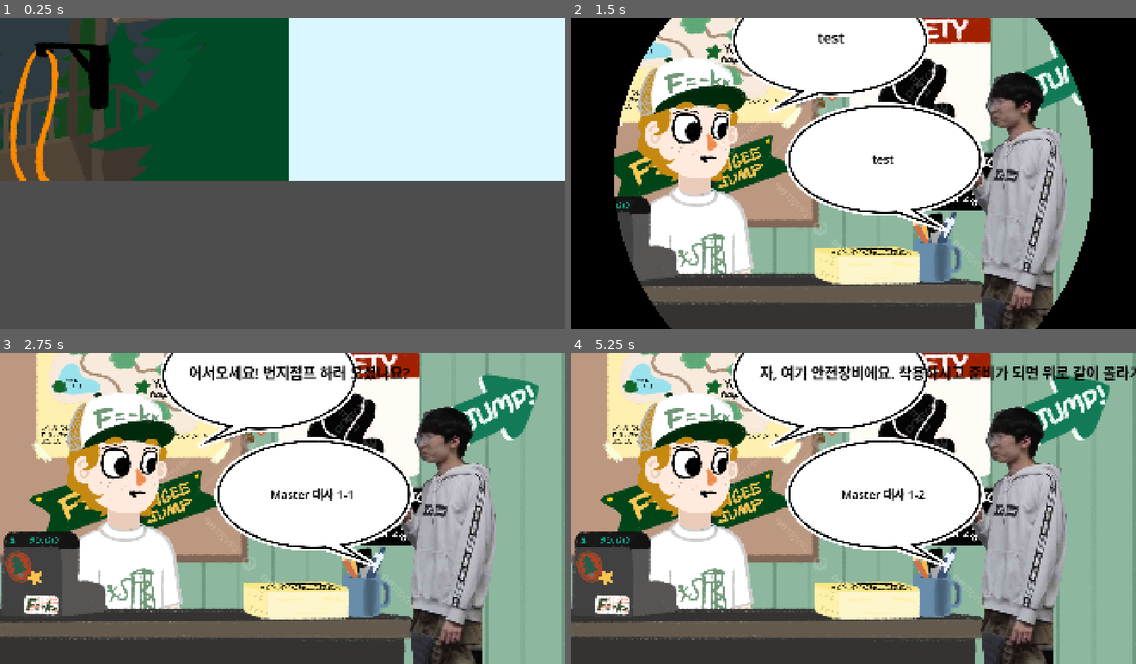
Above: before the commit, frames 1-4 (two rows, left to right).
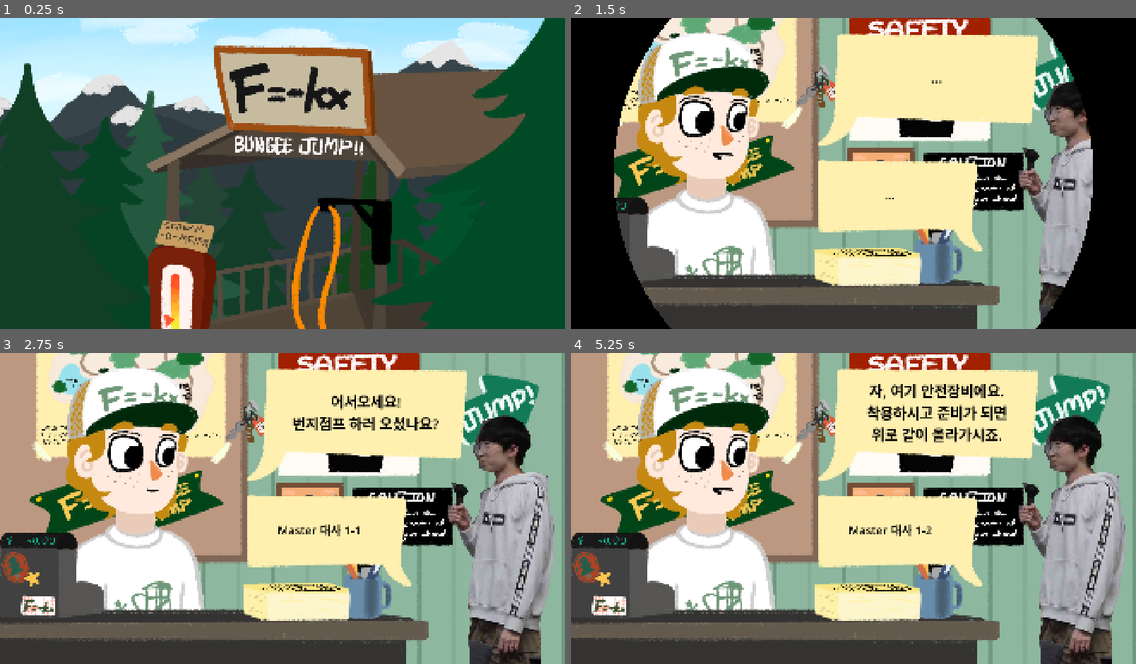
Above: after the commit, the same moments.

Repository: xyur2/F--kx
Game: Godot game, scene res://scene/main.tscn
The game is run twice, just before and just after one commit, with the same random seed, the same clock (stepped at 60 frames per second) and the same inputs. This scene is started directly instead of the project's main scene.
Inputs:
- Up to frame 1 (0.25 s): no input
- Up to frame 2 (1.5 s): tap Space (continue) at 0.6, 1.35 s
- Up to frame 3 (2.75 s): tap Enter at 2 s; tap Space (continue) at 2.1 s
- Up to frame 4 (5.25 s): tap Space (continue) at 2.75, 2.85, 3.5, 3.6, 4.25, 4.35, 5, 5.1 s

The runs differ from the first frame. In frame 1, 93% of the frame differs, in the area x 0-100%, y 0-100%; in frame 2, 47%; in frame 3, 53%; in frame 4, 53%.

Commit message:
엄청나게 많은 업데이트

Diff:
--- a/project.godot
+++ b/project.godot
@@ -16,16 +16,14 @@
 
 config/name="F=-kx"
 run/main_scene="uid://30ajs4c20xfe"
-config/features=PackedStringArray("4.5", "Forward Plus")
+config/features=PackedStringArray("4.6", "Forward Plus")
 config/icon="res://icon.svg"
 
 [display]
 
 window/size/viewport_width=1960
 window/size/viewport_height=1080
-window/size/mode=2
 window/stretch/mode="canvas_items"
-window/stretch/aspect="expand"
 
 [input]
 
--- a/scene/bungee.tscn
+++ b/scene/bungee.tscn
@@ -1,13 +1,16 @@
 [gd_scene format=3 uid="uid://trxgahumbk60"]
 
+[ext_resource type="Script" uid="uid://6akto83cd610" path="res://script/start.gd" id="1_4c15k"]
 [ext_resource type="Texture2D" uid="uid://d2sollcw132jy" path="res://asset/bungee_1.png" id="1_p3fes"]
+[ext_resource type="Texture2D" uid="uid://dgpce8shuafvp" path="res://asset/main_2.png" id="2_64ene"]
 [ext_resource type="Texture2D" uid="uid://dmjhl4vwi8gr5" path="res://asset/bungee_pointer.png" id="2_vrbfy"]
+[ext_resource type="Texture2D" uid="uid://pkya7txl2guq" path="res://asset/main_1.png" id="3_6faif"]
 [ext_resource type="PackedScene" uid="uid://uxg8ndxwqart" path="res://scene/customer.tscn" id="3_6ll2o"]
-[ext_resource type="Texture2D" uid="uid://cbappd0t88pr0" path="res://asset/talkbox.png" id="4_6ll2o"]
 [ext_resource type="Texture2D" uid="uid://1t2h5kgxsk8h" path="res://asset/bungee_hand_2.png" id="4_ekh1g"]
 [ext_resource type="PackedScene" uid="uid://bq5ol7s0jrkkj" path="res://scene/me.tscn" id="4_p3fes"]
 [ext_resource type="Texture2D" uid="uid://dywmojfjy70qu" path="res://asset/bungee_hand_1.png" id="5_vrbfy"]
 [ext_resource type="PackedScene" uid="uid://btw5ign14qvsq" path="res://scene/line_2d.tscn" id="6_n6frx"]
+[ext_resource type="Texture2D" uid="uid://bk5pt15126blq" path="res://asset/textbox.png" id="11_4c15k"]
 
 [sub_resource type="SpriteFrames" id="SpriteFrames_2jvip"]
 animations = [{
@@ -29,6 +32,23 @@
 }]
 
 [node name="Bungee" type="Node2D" unique_id=19734280]
+script = ExtResource("1_4c15k")
+
+[node name="background" type="Sprite2D" parent="." unique_id=1169112401]
+position = Vector2(980, 540)
+scale = Vector2(0.85, 0.85)
+texture = ExtResource("2_64ene")
+
+[node name="background2" type="Sprite2D" parent="." unique_id=1574778423]
+position = Vector2(980, 540)
+scale = Vector2(0.85, 0.85)
+texture = ExtResource("2_64ene")
+flip_h = true
+
+[node name="background3" type="Sprite2D" parent="." unique_id=866934680]
+position = Vector2(980, 540)
+scale = Vector2(0.85, 0.85)
+texture = ExtResource("3_6faif")
 
 [node name="BungeeBackground" type="Sprite2D" parent="." unique_id=2061637615]
 position = Vector2(980, 540)
@@ -40,18 +60,22 @@
 scale = Vector2(0.85, 0.85)
 texture = ExtResource("2_vrbfy")
 
-[node name="Customer" parent="." unique_id=242103159 instance=ExtResource("3_6ll2o")]
-position = Vector2(1520, 670)
-scale = Vector2(0.6, 0.6)
-
 [node name="Me" parent="." unique_id=1319426499 instance=ExtResource("4_p3fes")]
-position = Vector2(930, 630)
-scale = Vector2(0.7, 0.7)
+position = Vector2(980, 540)
+scale = Vector2(0.85, 0.85)
 
 [node name="AnimatedSprite2D" type="AnimatedSprite2D" parent="." unique_id=208913829]
-position = Vector2(800, 545)
-scale = Vector2(0.82, 0.82)
+position = Vector2(980, 540)
+scale = Vector2(0.85, 0.85)
 sprite_frames = SubResource("SpriteFrames_2jvip")
+
+[node name="Customer" parent="." unique_id=242103159 instance=ExtResource("3_6ll2o")]
+position = Vector2(1748, 1246)
+
+[node name="Talkbox" type="Sprite2D" parent="." unique_id=1374173520]
+position = Vector2(980, 540)
+scale = Vector2(0.85, 0.85)
+texture = ExtResource("11_4c15k")
 
 [node name="Line2D" parent="." unique_id=318258463 instance=ExtResource("6_n6frx")]
 z_index = 0
@@ -72,42 +96,32 @@
 
 [node name="CustomerTalkbox" type="Node2D" parent="." unique_id=1228393396]
 
-[node name="Talkbox2" type="Sprite2D" parent="CustomerTalkbox" unique_id=1331335123]
-position = Vector2(1012.99994, 813)
-scale = Vector2(0.7, 0.7)
-texture = ExtResource("4_6ll2o")
-flip_h = true
-
-[node name="TextEdit2" type="Label" parent="CustomerTalkbox" unique_id=2076469847]
-offset_left = 804.9999
-offset_top = 664.0
-offset_right = 1347.4998
-offset_bottom = 961.5
+[node name="TextEdit2" type="Label" parent="CustomerTalkbox" unique_id=45715030]
+modulate = Color(0, 0, 0, 1)
+offset_left = 904.0
+offset_top = 508.00003
+offset_right = 1446.4999
+offset_bottom = 805.5
 scale = Vector2(0.8, 0.8)
-theme_override_colors/font_color = Color(0, 0, 0, 1)
 theme_override_font_sizes/font_size = 50
-text = "test"
+text = "..."
 horizontal_alignment = 1
 vertical_alignment = 1
 metadata/_edit_use_anchors_ = true
 
 [node name="MyTalkbox" type="Node2D" parent="." unique_id=639442144]
 
-[node name="Talkbox" type="Sprite2D" parent="MyTalkbox" unique_id=1820953282]
-position = Vector2(1007, 281)
-scale = Vector2(0.7, 0.7)
-texture = ExtResource("4_6ll2o")
-
-[node name="TextEdit" type="Label" parent="MyTalkbox" unique_id=505379171]
-offset_left = 748.0
-offset_top = 130.0
-offset_right = 1241.0
-offset_bottom = 354.0
-theme_override_colors/font_color = Color(0, 0, 0, 1)
+[node name="TextEdit" type="Label" parent="MyTalkbox" unique_id=1830210568]
+modulate = Color(0, 0, 0, 1)
+offset_left = 954.0
+offset_top = 67.0
+offset_right = 1554.0
+offset_bottom = 337.0
 theme_override_font_sizes/font_size = 50
-text = "test"
+text = "..."
 horizontal_alignment = 1
 vertical_alignment = 1
+autowrap_mode = 2
 metadata/_edit_use_anchors_ = true
 
 [connection signal="timeout" from="Line2D/Timer" to="Line2D" method="_on_timer_timeout"]
--- a/scene/main.tscn
+++ b/scene/main.tscn
@@ -15,22 +15,28 @@
 position = Vector2(980, 540)
 
 [node name="Bungee" parent="." unique_id=304857572 instance=ExtResource("1_v0l8b")]
-position = Vector2(3000, 0)
+position = Vector2(0, 2000)
+
+[node name="Timer2" type="Timer" parent="Bungee/Line2D" parent_id_path=PackedInt32Array(304857572, 318258463) index="1" unique_id=2108573612]
+autostart = true
 
 [node name="Tower" parent="." unique_id=1629670762 instance=ExtResource("2_wp4xf")]
 
 [node name="Joke" parent="." unique_id=834924065 instance=ExtResource("4_brvut")]
-position = Vector2(3000, 0)
+position = Vector2(0, 2000)
 
 [node name="Start" parent="." unique_id=113536068 instance=ExtResource("5_p1hux")]
-position = Vector2(-3000, 0)
+position = Vector2(0, 4000)
+scale = Vector2(1, 1)
 
 [node name="CanvasLayer" type="CanvasLayer" parent="." unique_id=1020389309]
 
 [node name="Transition" parent="CanvasLayer" unique_id=1778358465 instance=ExtResource("5_0ha60")]
+mouse_filter = 2
 script = ExtResource("6_4j5ol")
 
 [connection signal="boost" from="." to="Bungee/Line2D" method="_on_main_boost"]
+[connection signal="timeout" from="Bungee/Line2D/Timer2" to="Bungee/Line2D" method="_on_timer_2_timeout"]
 [connection signal="pressed" from="Bungee/BungeeButton" to="." method="_on_bungee_button_pressed"]
 [connection signal="pressed" from="Bungee/BungeeButton" to="Bungee/Line2D" method="_on_bungee_button_pressed"]
 [connection signal="pressed" from="Joke/Button" to="." method="_on_button_pressed"]
--- a/scene/start.tscn
+++ b/scene/start.tscn
@@ -5,16 +5,21 @@
 [ext_resource type="Texture2D" uid="uid://pkya7txl2guq" path="res://asset/main_1.png" id="2_xmel7"]
 
 [node name="Start" type="Node2D" unique_id=113536068]
-position = Vector2(980, 540)
 scale = Vector2(0.85, 0.85)
 script = ExtResource("1_xmel7")
 
 [node name="background" type="Sprite2D" parent="." unique_id=1642170967]
+position = Vector2(980, 540)
+scale = Vector2(0.85, 0.85)
 texture = ExtResource("1_gbpcu")
 
 [node name="background2" type="Sprite2D" parent="." unique_id=1666162994]
+position = Vector2(980, 540)
+scale = Vector2(0.85, 0.85)
 texture = ExtResource("1_gbpcu")
 flip_h = true
 
 [node name="background3" type="Sprite2D" parent="." unique_id=445828057]
+position = Vector2(980, 540)
+scale = Vector2(0.85, 0.85)
 texture = ExtResource("2_xmel7")
--- a/scene/tower.tscn
+++ b/scene/tower.tscn
@@ -1,10 +1,10 @@
 [gd_scene format=3 uid="uid://dreyytgky8r1w"]
 
 [ext_resource type="Texture2D" uid="uid://ct2ktklpyoyhp" path="res://asset/tower_1.png" id="1_jlhg4"]
-[ext_resource type="Texture2D" uid="uid://cbappd0t88pr0" path="res://asset/talkbox.png" id="2_jlhg4"]
 [ext_resource type="PackedScene" uid="uid://uxg8ndxwqart" path="res://scene/customer.tscn" id="3_upbbx"]
 [ext_resource type="PackedScene" uid="uid://bq5ol7s0jrkkj" path="res://scene/me.tscn" id="4_tawd1"]
 [ext_resource type="Texture2D" uid="uid://dx5r5xokmt44w" path="res://asset/tower_2.png" id="4_upbbx"]
+[ext_resource type="Texture2D" uid="uid://bk5pt15126blq" path="res://asset/textbox.png" id="5_upbbx"]
 
 [node name="Tower" type="Node2D" unique_id=1629670762]
 
@@ -14,36 +14,35 @@
 texture = ExtResource("1_jlhg4")
 
 [node name="Me" parent="." unique_id=780189449 instance=ExtResource("4_tawd1")]
-position = Vector2(850, 540)
-scale = Vector2(0.7, 0.7)
+position = Vector2(980, 540)
+scale = Vector2(0.85, 0.85)
 
 [node name="TowerBackground2" type="Sprite2D" parent="." unique_id=695157474]
 position = Vector2(980, 540)
-scale = Vector2(0.84, 0.84)
+scale = Vector2(0.85, 0.85)
 texture = ExtResource("4_upbbx")
 
 [node name="Customer" parent="." unique_id=1501992636 instance=ExtResource("3_upbbx")]
-position = Vector2(1535, 781)
+position = Vector2(1737, 811)
 scale = Vector2(0.6, 0.6)
+
+[node name="Talkbox" type="Sprite2D" parent="." unique_id=137447063]
+position = Vector2(980, 540)
+scale = Vector2(0.85, 0.85)
+texture = ExtResource("5_upbbx")
 
 [node name="CustomerTalkbox" type="Node2D" parent="." unique_id=2133472042]
 position = Vector2(61, -293)
 
-[node name="Talkbox2" type="Sprite2D" parent="CustomerTalkbox" unique_id=647519477]
-position = Vector2(1012.99994, 813)
-scale = Vector2(0.7, 0.7)
-texture = ExtResource("2_jlhg4")
-flip_h = true
-
 [node name="TextEdit2" type="Label" parent="CustomerTalkbox" unique_id=1270848157]
 modulate = Color(0, 0, 0, 1)
-offset_left = 804.9999
-offset_top = 664.0
-offset_right = 1347.4998
-offset_bottom = 961.5
+offset_left = 830.0
+offset_top = 788.0
+offset_right = 1372.4999
+offset_bottom = 1085.5
 scale = Vector2(0.8, 0.8)
 theme_override_font_sizes/font_size = 50
-text = "test"
+text = "..."
 horizontal_alignment = 1
 vertical_alignment = 1
 metadata/_edit_use_anchors_ = true
@@ -51,19 +50,15 @@
 [node name="MyTalkbox" type="Node2D" parent="." unique_id=1771920793]
 position = Vector2(-93, -174)
 
-[node name="Talkbox" type="Sprite2D" parent="MyTalkbox" unique_id=106114183]
-position = Vector2(1007, 281)
-scale = Vector2(0.7, 0.7)
-texture = ExtResource("2_jlhg4")
-
 [node name="TextEdit" type="Label" parent="MyTalkbox" unique_id=1262147592]
 modulate = Color(0, 0, 0, 1)
-offset_left = 748.0
-offset_top = 130.0
-offset_right = 1241.0
-offset_bottom = 354.0
+offset_left = 1062.0
+offset_top = 246.0
+offset_right = 1662.0
+offset_bottom = 516.0
 theme_override_font_sizes/font_size = 50
-text = "test"
+text = "..."
 horizontal_alignment = 1
 vertical_alignment = 1
+autowrap_mode = 2
 metadata/_edit_use_anchors_ = true
--- a/script/gamesystem.gd
+++ b/script/gamesystem.gd
@@ -3,9 +3,9 @@
 var state
 var today
 var yesterday
-var bungee_pos = Vector2(3000, 0)
+var bungee_pos = Vector2(0, 2000)
 var tower_pos = Vector2(0, 0)
-var start_pos = Vector2(-3000,0)
+var start_pos = Vector2(0, 4000)
 var camera
 var customer
 var joke_final
@@ -19,11 +19,21 @@
 var chosen_button = 0
 var jumped = false
 var transition
+var is_bungee = false
+
+var bungee_me_animation
+var bungee_customer_animation
+var bungee_hand
+var joke_me_animation
+var tower_me_animation
+var tower_customer_animation
+
 signal continued
 signal button_chosen
 signal boost
 signal bungee
 signal bungee_continued
+signal fallen
 
 func _ready():
 	state = "ready"
@@ -33,6 +43,14 @@
 	bungee_my_line = get_node("Bungee/MyTalkbox/TextEdit")
 	bungee_customer_line = get_node("Bungee/CustomerTalkbox/TextEdit2")
 	joke_scene = get_node("Joke")
+
+	bungee_me_animation = get_node("Bungee/Me/AnimatedSprite2D")
+	bungee_customer_animation = get_node("Bungee/Customer/AnimatedSprite2D")
+	bungee_hand = get_node("Bungee/AnimatedSprite2D")
+	tower_me_animation = get_node("Tower/Me/AnimatedSprite2D")
+	tower_customer_animation = get_node("Tower/Customer/AnimatedSprite2D")
+	joke_me_animation = get_node("Joke/Me/AnimatedSprite2D")
+
 	joke_scene.visible = false
 	transition = get_node("CanvasLayer/Transition")
 	print("씬 불러오기 성공")
@@ -70,26 +88,26 @@
 	for i in range(customer_num):
 		customer = Customer.new()
 		lines = [
-			["me", "어서오세요! 번지점프 하러 오셨나요?"],
+			["me", "어서오세요!\n번지점프 하러 오셨나요?"],
 			["customer", customer.get_line1()],
 			["me", "일단 여기 안전 서류부터 좀 작성해 주세요."],
 			["customer", customer.get_line2()],
 			["me", "음, 서류 확인했어요! 그럼 간단한 안전교육을 진행해 볼게요."],
 			["me", "뛰어내리는 과정에서 줄이 몸을 감쌀 수 있어요."],
-			["me", "이때 목이 졸리지 않게 머리를 팔로 감싸 주셔야 해요."],
+			["me", "이때 목이 졸리지 않게\n머리를 팔로 감싸 주셔야 해요."],
 			["customer", customer.get_line3()],
-			["me", "물론 저희 번지점프대에선 한번도 사고가 난 적이 없답니다!"],
-			["me", "자, 여기 안전장비에요. 착용하시고 준비가 되면 위로 같이 올라가시죠."]
+			["me", "물론 저희 번지점프대에선\n한번도 사고가 난 적이\n없답니다!"],
+			["me", "자, 여기 안전장비에요.\n착용하시고 준비가 되면\n위로 같이 올라가시죠."]
 		]
 		# ----------- 안내 장면 --------------
 		line_num_total = lines.size()
 		today.increase_customer()
-		set_line_bungee_me("")
-		set_line_bungee_customer("")
 		await transition.transition_in()  # 닫기
 		camera.offset = tower_pos
 		await transition.transition_out()         # 열기
 		line_num_now = 0
+		set_line_bungee_me("...")
+		set_line_bungee_customer("...")
 
 		while (line_num_now < line_num_total):
 			await continued
@@ -97,8 +115,10 @@
 			var line_now = lines[line_num_now][1]
 			if speaker == "me":
 				set_line_tower_me(line_now)
+				tower_me_animation.play("talk")
 			elif speaker == "customer":
 				set_line_tower_customer(line_now)
+				tower_me_animation.play("default")
 			else:
 				print("speaker 지정에 문제 발생")
 
@@ -110,14 +130,16 @@
 
 		await transition.transition_in()  # 닫기
 		camera.offset = bungee_pos
+		joke_scene.visible = true
 		await transition.transition_out()         # 열기
 
 		# ----------- 장난 선택 장면 --------------
-		joke_scene.visible = true
+		joke_me_animation.play("smile")
 		var joke_1 = joke.new()
 		var joke_2 = joke.new()
 		var joke_3 = joke.new()
 		await button_chosen
+		joke_me_animation.play("default")
 		match chosen_button:
 			1: joke_final = joke_1
 			2: joke_final = joke_2
@@ -125,12 +147,13 @@
 		lines = joke_final.get_lines()
 
 		print("장난 선택 완료")
+		joke_scene.visible = false
 		# ----------- 접대 장면 --------------
+		is_bungee = true
 		print("line_num_total: ", line_num_total)
 		print("lines: ", lines)
 		line_num_total = lines.size()
 		line_num_now = 0
-		joke_scene.visible = false
 		print("line_num_total: ", line_num_total)
 		print("lines: ", lines)
 		jumped = false
@@ -143,20 +166,28 @@
 			var line_now = lines[line_num_now][1]
 			if speaker == "me":
 				set_line_bungee_me(line_now)
+				bungee_me_animation.play("talk")
 			elif speaker == "customer":
 				set_line_bungee_customer(line_now)
+				bungee_me_animation.play("default")
 			else:
 				print("speaker 지정에 문제 발생")
 			print(line_now)
 			line_num_now += 1
 			emit_signal("boost")
+		bungee_me_animation.play("smile")
 		await bungee
+		bungee_hand.play("bye")
+
+		await fallen
 		jumped = false
 		print("손님 접대 완료")
+		is_bungee = false
 
 		await transition.transition_in()  # 닫기
 		camera.offset = bungee_pos
 		await transition.transition_out()         # 열기
+		bungee_hand.play("default")
 
 func set_line_tower_customer(line):
 	tower_customer_line.text = line
@@ -173,7 +204,7 @@
 
 func _input(_event: InputEvent) -> void:
 	if Input.is_action_just_pressed("continue"):
-		if camera.offset == bungee_pos:
+		if is_bungee:
 			emit_signal("bungee_continued")
 			print("bungee continue")
 		else:
--- a/script/line_2d.gd
+++ b/script/line_2d.gd
@@ -13,6 +13,9 @@
 var graph_num = randi_range(1,25)
 var numbers
 var now_button = 0
+var scream_score
+
+signal scream_val(value)
 
 func get_graph():
 	match graph_num:
@@ -112,12 +115,11 @@
 		new_pos = Vector2(updated_x, new_pos.y)
 
 	last_position = new_pos
-
 	# 점 추가
 	add_point(Vector2(new_pos))
 
 	# 디버깅: 점이 늘어나는지 출력창에서 확인
-	print("현재 점 개수: ", get_point_count(), " | 위치: ", Vector2(new_pos))
+	#print("현재 점 개수: ", get_point_count(), " | 위치: ", Vector2(new_pos))
 
 func _on_main_boost() -> void:
 	if Input.is_action_just_pressed("continue"):
@@ -130,6 +132,10 @@
 
 
 func _on_bungee_button_pressed() -> void:
+	# ------------- scream score 전달 ----------
+	scream_score = get_scream_score()
+	scream_val.emit(scream_score)
+	# ------------ 초기화 -----------
 	clear_points()
 	last_position = Vector2(0, 1080)
 	add_point(last_position)
@@ -141,4 +147,7 @@
 
 	graph_num = randi_range(1, 25)
 	get_graph()
-	print(graph_num)
+	#print(graph_num)
+
+func get_scream_score():
+	return 50
--- a/script/start.gd
+++ b/script/start.gd
@@ -7,13 +7,13 @@
 func _ready():
 	background1 = get_node("background")
 	background2 = get_node("background2")
-	background1.position = Vector2(0, 0)
-	background2.position = Vector2(2360, 0)
+	background1.position = Vector2(980, 540)
+	background2.position = Vector2(1980+980, 540)
 
 func _process(delta: float) -> void:
 	background1.position.x -= speed
 	background2.position.x -= speed
-	if background1.position.x <= -2360:
-		background1.position.x = 2360
-	if background2.position.x <= -2360:
-		background2.position.x = 2360
+	if background1.position.x <= -1000:
+		background1.position.x = 1980+980
+	if background2.position.x <= -1000:
+		background2.position.x = 1980+980
Binary file added: asset/textbox.png
Not shown, added: asset/textbox.png.import
